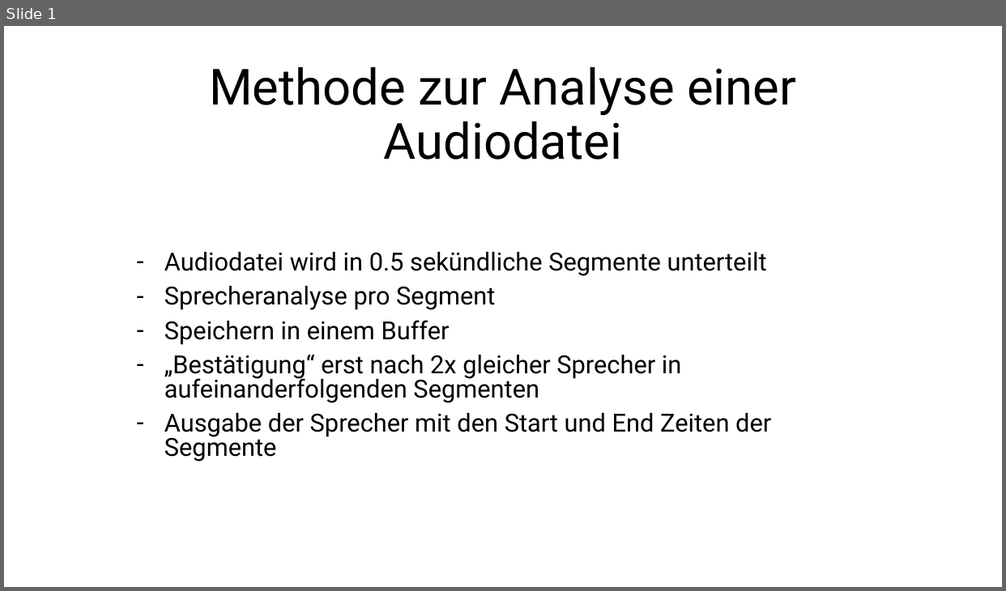
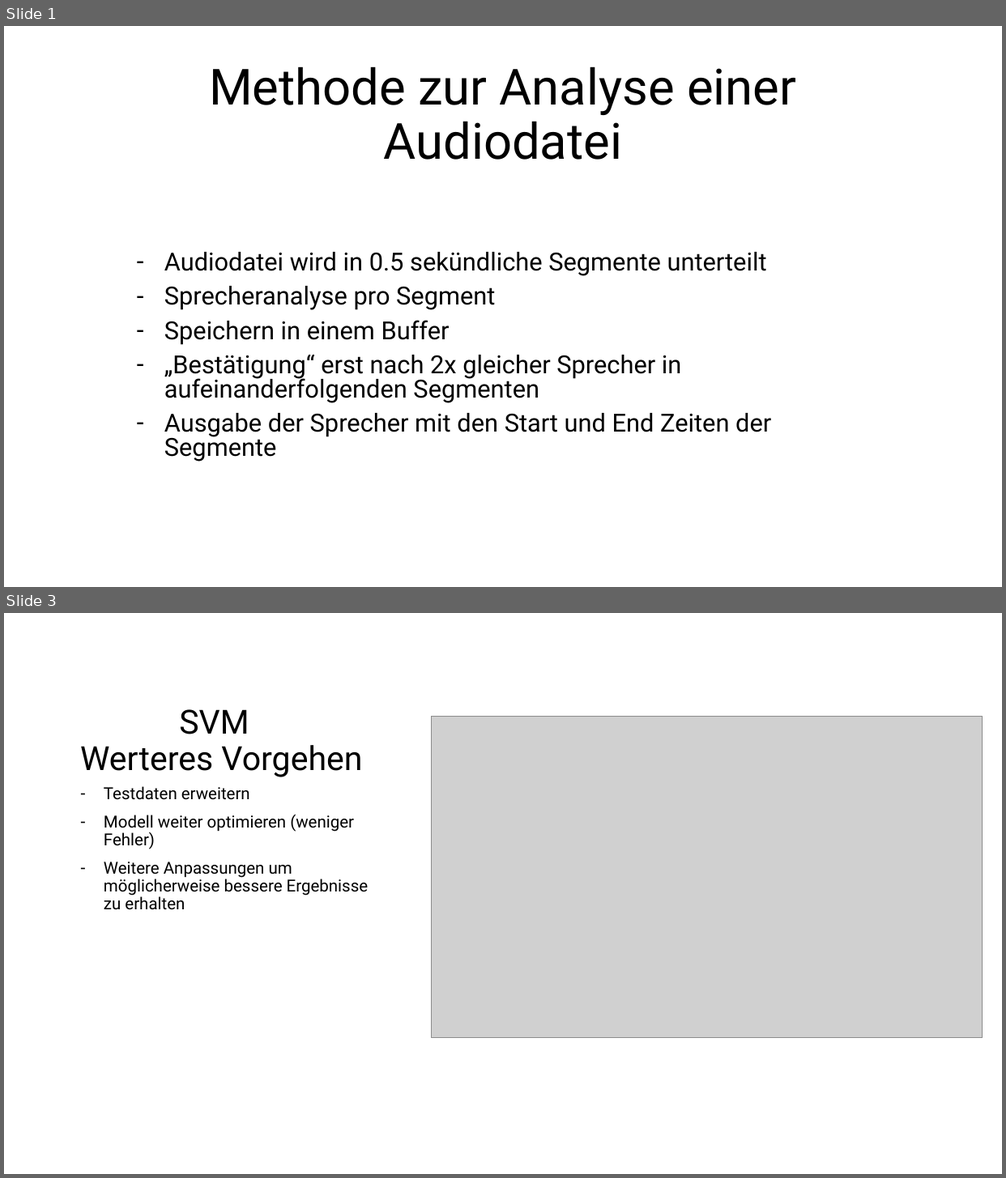
Before and after one commit to Linelle-7/Sprecherkennung-Deep-Learning-, a slide deck: CNN/Zwischenstand.pptx. Shown one above the other, each under a label of ours: slide 1 before the commit, slides 1 and 3 after it; the slides between them are not shown. The pictures are 1006x591 and 1006x1178 pixels, drawn with LibreOffice and Linux fonts; fonts in the diff are those of the drawing; grey boxes stand for pictures. Boxes give left, top, right and bottom in pixels: in the first picture for what was removed or moved away, otherwise in the second. Text is boxed around its words. In the diff, an @@ line names an element or a change of style, - is before the commit and + after.

```diff
--- a/CNN/Zwischenstand.pptx
+++ b/CNN/Zwischenstand.pptx
@@ slide 3 added at <box>4,613,1002,1174</box>, background #FFFFFF @@
@@ title added at <box>80,709,362,777</box>, 32 pt, text #000000 @@
+SVM
+Werteres Vorgehen
@@ picture added at <box>432,717,982,1038</box> @@
@@ text added at <box>104,786,368,910</box>, 16 pt, text #000000 @@
+– Testdaten erweitern
+– Modell weiter optimieren (weniger Fehler)
+– Weitere Anpassungen um möglicherweise bessere Ergebnisse zu erhalten
```
Also in this commit, not shown: 1 slide changed, 1 other file.
